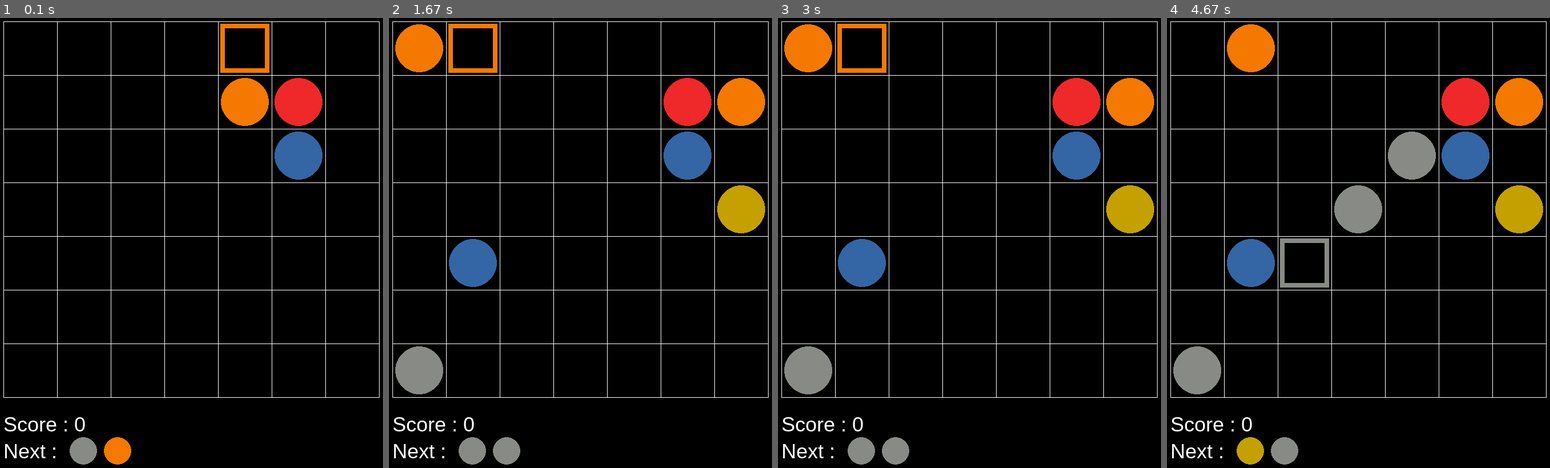
Above: before the commit, frames 1-4 (left to right).
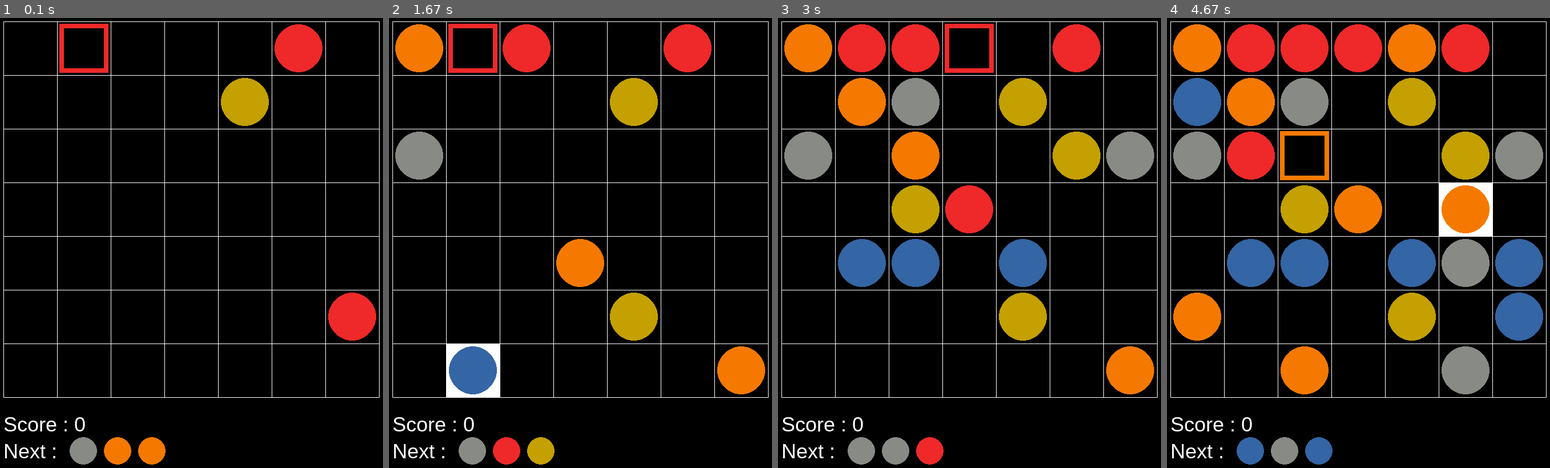
Above: after the commit, the same moments.

Repository: remipannequin/fiver
Game: pygame game, started from fiver.py
Two runs of this game, one before a commit and one after it. Both use one fixed random seed, a clock stepped at 60 frames per second and the inputs below.
Inputs (mouse positions are in pixels of both pictures, inside the frame that each line leads up to):
- Up to frame 1 (0.1 s): no input
- Up to frame 2 (1.67 s): tap Space at 0.33, 0.73 s; click (457, 351) at 1.3 s; move the mouse to (626, 283) at 1.57 s
- Up to frame 3 (3 s): click (1015, 283) at 1.7 s; tap Space at 2.03, 2.37, 2.87 s
- Up to frame 4 (4.67 s): tap Space at 3.17 s; click (1304, 148) at 3.5 s; click (1461, 202) at 3.9 s; click (1481, 234) at 4.3 s; move the mouse to (1235, 184) at 4.57 s

The runs differ from the first frame. In frame 1, 6.5% of the frame differs, in the area x 15-99%, y 1-100%; in frame 2, 16%; in frame 3, 22%; in frame 4, 34%, in the area x 1-99%, y 1-100%.

Commit message:
introduce game mode variable

Diff:
--- a/game.py
+++ b/game.py
@@ -34,6 +34,11 @@
     NONE = 4
 
 
+class Mode:
+    NORMAL = "normal"
+    DISTANCE = "distance"
+
+
 class NextPiecesGenerator:
     """Pieces and random pieces generator
     """
@@ -88,10 +93,11 @@
                   BoardSize.MEDIUM: ( 9, 9, 7, 3 ),
                   BoardSize.LARGE: ( 20, 15, 7, 7 ) }
 
-    def __init__(self, size = BoardSize.SMALL):
+    def __init__(self, size = BoardSize.SMALL, mode = Mode.NORMAL):
         """Create new instance of a five-or-more game.
         >>> g = Game(BoardSize.SMALL)
         """
+        self.mode = mode
         self.n_rows = Game.DIFFICULTY[size][0]
         self.n_cols = Game.DIFFICULTY[size][1]
         self.n_types = Game.DIFFICULTY[size][2]
@@ -103,11 +109,13 @@
         self.score = 0
         self.next_pieces_queue = []
         #if normal mode:
-        #self.next_pieces_generator = NextPiecesGenerator (self.n_next_pieces,
-        #                                                  self.n_types)
-        #if distance mode:
-        self.next_pieces_generator = NextPiecesGenerator (2,
-                                                          self.n_types)
+        if self.mode == Mode.NORMAL:
+            self.next_pieces_generator = NextPiecesGenerator (self.n_next_pieces,
+                                                              self.n_types)
+        elif self.mode == Mode.DISTANCE:
+            #if distance mode:
+            self.next_pieces_generator = NextPiecesGenerator (2,
+                                                              self.n_types)
         self.drop_delay = 0
         self.generate_next_pieces ()
         self.board = Board (self.n_rows, self.n_cols)
@@ -136,8 +144,8 @@
         """remove complete lines, and add next_pieces on the board.
         """
         #in distance mode, only drop if delay is zero
-        print("delay:%d"%self.drop_delay)
-        if self.drop_delay > 0:
+
+        if self.mode == Mode.DISTANCE and self.drop_delay > 0:
             return
 
         for piece in self.next_pieces_queue:
@@ -199,8 +207,7 @@
         self.last_move = (start_row, start_col, end_row, end_col)
 
         #evaluate which event (get to destination vs drop) will happen first
-        print("path:%d, delay:%d" % (len(path), self.drop_delay))
-        if len(path) > self.drop_delay:
+        if self.mode == Mode.DISTANCE and len(path) > self.drop_delay:
             #drop happen first: move to path[self.drop_delay] , then do drop
             #and continue move if new path is not longer
             n_moves = self.drop_delay
@@ -237,7 +244,6 @@
                                      col,
                                      end_row,
                                      end_col)
-            print("move not finished (%d, %d, %d)" % (len(new_path), n_moves, len(path)))
             if len(new_path) + n_moves <= len(path):
                 self.make_move(row, col, end_row, end_col)
 
